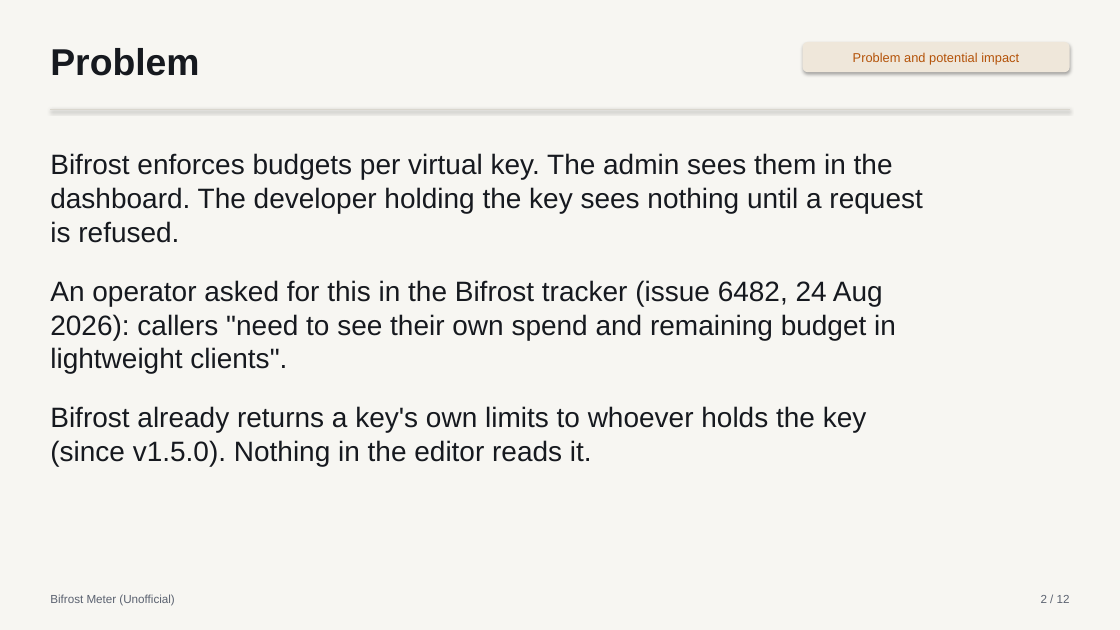
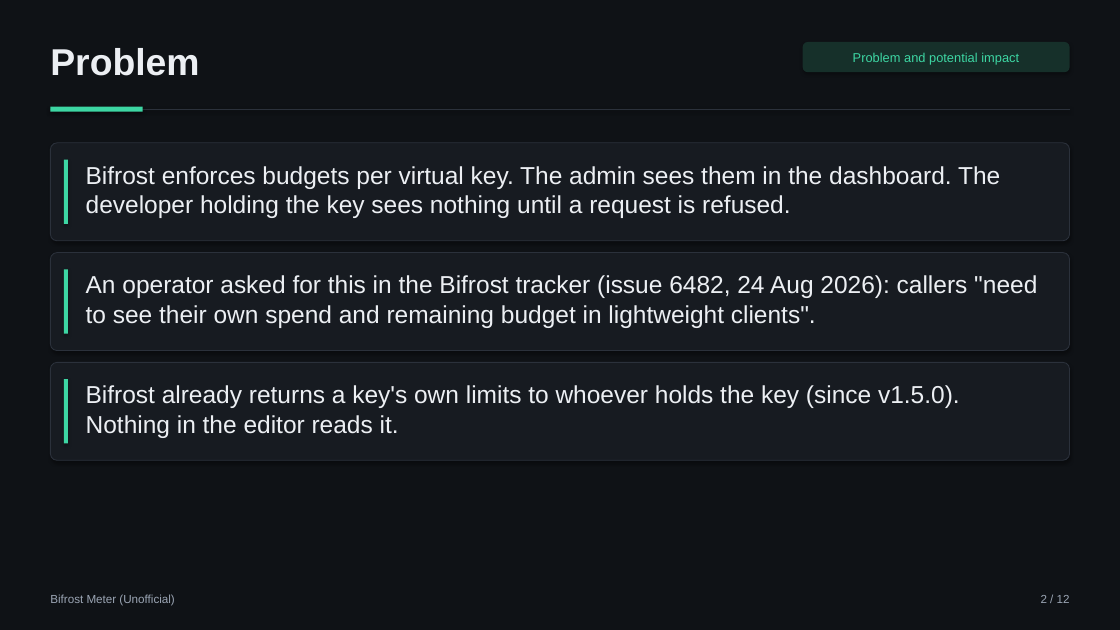
Before and after one commit to aimanmalib/bifrost-meter, a slide deck: slide 2 of deck/bifrost-meter.pptx. Drawn at 1120x630 pixels with LibreOffice and Linux fonts; fonts in the diff are those of the drawing. Boxes give left, top, right and bottom in pixels: in the first picture for what was removed or moved away, otherwise in the second. Text is boxed around its words. In the diff, an @@ line names an element or a change of style, - is before the commit and + after.

```diff
--- a/deck/bifrost-meter.pptx
+++ b/deck/bifrost-meter.pptx
@@ background #F7F6F2 to #0F1216 @@
@@ text "Problem" at bbox=[50, 48, 199, 76]: text colour #16191F to #ECEFF3 @@
@@ rounded rectangle "Problem and potential impact" at bbox=[803, 42, 1070, 72]: text colour #B45309 to #3DD6A3; fill #EFE7DA to #16302A @@
@@ line (50, 109) - (1070, 109): stroke #D9D6CE 1 pt to #2B313B 1 pt @@
@@ rectangle added at bbox=[50, 107, 143, 112], fill #3DD6A3 @@
@@ rounded rectangle added at bbox=[50, 143, 1070, 241], fill #171B21, outline #2B313B 0.75 pt @@
@@ text at bbox=[50, 153, 922, 243]: paragraph removed @@
-Bifrost enforces budgets per virtual key. The admin sees them in the dashboard. The developer holding the key sees nothing until a request is refused.
@@ rectangle added at bbox=[64, 160, 68, 224], fill #3DD6A3 @@
@@ text added at bbox=[86, 166, 1000, 218], 21 pt, text #ECEFF3 @@
+Bifrost enforces budgets per virtual key. The admin sees them in the dashboard. The developer holding the key sees nothing until a request is refused.
@@ rounded rectangle added at bbox=[50, 253, 1070, 351], fill #171B21, outline #2B313B 0.75 pt @@
@@ rectangle added at bbox=[64, 270, 68, 334], fill #3DD6A3 @@
@@ text "An operator asked for this ...": place and size @@
-text "An operator asked for this ..." at bbox=[50, 153, 922, 466]
+text "An operator asked for this ..." at bbox=[86, 275, 1037, 328]
@@ text "An operator asked for this ..." at bbox=[86, 275, 1037, 328]: size 24 to 21 pt, text colour #16191F to #ECEFF3; less space between paragraphs @@
@@ rounded rectangle added at bbox=[50, 362, 1070, 460], fill #171B21, outline #2B313B 0.75 pt @@
@@ rectangle added at bbox=[64, 379, 68, 444], fill #3DD6A3 @@
@@ text added at bbox=[86, 385, 960, 438], 21 pt, text #ECEFF3 @@
+Bifrost already returns a key's own limits to whoever holds the key (since v1.5.0). Nothing in the editor reads it.
@@ text at bbox=[50, 406, 867, 466]: paragraph removed @@
-Bifrost already returns a key's own limits to whoever holds the key (since v1.5.0). Nothing in the editor reads it.
@@ text "Bifrost Meter (Unofficial)" at bbox=[50, 594, 174, 606]: text colour #5B6270 to #9BA5B4 @@
@@ text "2 / 12" at bbox=[1041, 595, 1070, 603]: text colour #5B6270 to #9BA5B4 @@
```
Also in this commit, not shown: 11 other slides changed, 4 other files.
